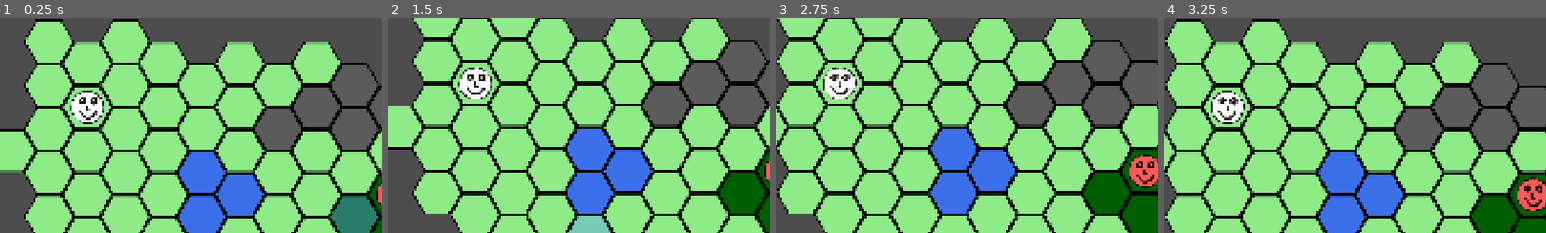
Above: before the commit, frames 1-4 (left to right).
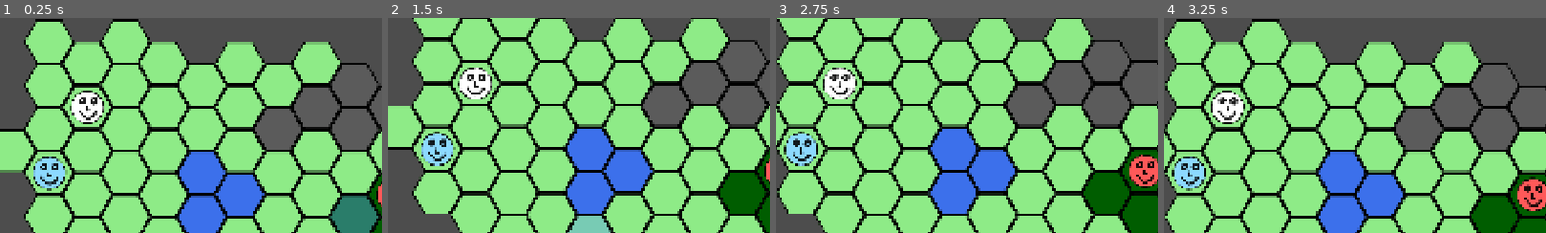
Above: after the commit, the same moments.

Repository: stefan-11/hexfield-tilemaplayer
Game: Godot game, scene res://main.tscn
Same seed, same stepped clock (60 frames per second), same inputs: the game is played once before the commit and once after it.
Inputs (mouse positions are % of the whole screen's width and height, from its top left):
- Up to frame 1 (0.25 s): no input
- Up to frame 2 (1.5 s): tap Enter at 0.5 s; move the mouse to (72, 45) at 0.52 s; tap Down (camera_down) at 0.6 s; click (72, 45) at 0.67 s; tap Space at 1.25 s; move the mouse to (30, 55) at 1.27 s; tap Left (camera_left) at 1.35 s; click (30, 55) at 1.42 s
- Up to frame 3 (2.75 s): tap Enter at 2 s; move the mouse to (60, 28) at 2.02 s; tap Right (camera_right) at 2.1 s; click (60, 28) at 2.17 s
- Up to frame 4 (3.25 s): tap Space at 2.75 s; move the mouse to (45, 70) at 2.77 s; tap Up (camera_up) at 2.85 s; click (45, 70) at 2.92 s
The pictures show only the part of the screen within x 5-55%, y 6-56%; the shares and areas given below are measured in that part.

The runs differ from the first frame. In frame 1, 1.1% of the frame differs, in the area x 8-18%, y 64-81%; in frame 2, 1.1%; in frame 3, 1.1%, in the area x 2-11%, y 52-69%; in frame 4, 1.1%.

Commit message:
add archer character

Diff:
--- a/characters/character_type.gd
+++ b/characters/character_type.gd
@@ -9,3 +9,5 @@
 @export var tint := Color.WHITE
 @export var max_hp := 10
 @export var move_range := 3
+## Hex-Distanz, aus der ein Gegner angegriffen werden kann (1 = nur Nachbarfelder).
+@export var attack_range := 1
--- /dev/null
+++ b/characters/types/archer.tres
@@ -0,0 +1,13 @@
+[gd_resource type="Resource" script_class="CharacterType" format=3 uid="uid://wrj6tdc1jstf"]
+
+[ext_resource type="Script" uid="uid://0g0vf1km75qg" path="res://characters/character_type.gd" id="1_script"]
+[ext_resource type="Texture2D" uid="uid://demr332qripey" path="res://characters/player.excalidraw.png" id="2_texture"]
+
+[resource]
+script = ExtResource("1_script")
+display_name = "Bogenschütze"
+texture = ExtResource("2_texture")
+tint = Color(0.55, 0.85, 1, 1)
+max_hp = 8
+move_range = 4
+attack_range = 3
--- a/level_01.tscn
+++ b/level_01.tscn
@@ -4,6 +4,7 @@
 [ext_resource type="PackedScene" path="res://characters/character.tscn" id="2_character"]
 [ext_resource type="Resource" path="res://characters/types/knight.tres" id="3_knight"]
 [ext_resource type="Resource" path="res://characters/types/goblin.tres" id="4_goblin"]
+[ext_resource type="Resource" path="res://characters/types/archer.tres" id="5_kdijb"]
 
 [node name="Board" unique_id=690169702 instance=ExtResource("1_base")]
 tile_map_data = PackedByteArray("AAADAAAAAAAAAAAAAQAAAAAAAAAAAAAAAQABAAAAAAAAAAAAAQACAAAAAAAAAAAAAQACAP//AAAAAAAAAQADAP …(3312 unchanged characters)…
@@ -16,9 +17,16 @@
 position = Vector2(160, 220)
 type = ExtResource("3_knight")
 cell = Vector2i(1, 1)
+step_duration = null
 
 [node name="Goblin" parent="Units" parent_id_path=PackedInt32Array(1427365091) index="1" unique_id=2317317 instance=ExtResource("2_character")]
 position = Vector2(928, 440)
 type = ExtResource("4_goblin")
 team = 1
 cell = Vector2i(9, -1)
+step_duration = null
+
+[node name="Archer" parent="Units" parent_id_path=PackedInt32Array(1427365091) index="2" unique_id=1804735574 instance=ExtResource("2_character")]
+position = Vector2(64, 385)
+type = ExtResource("5_kdijb")
+cell = Vector2i(0, 3)
Not shown, changed: CLAUDE.md
